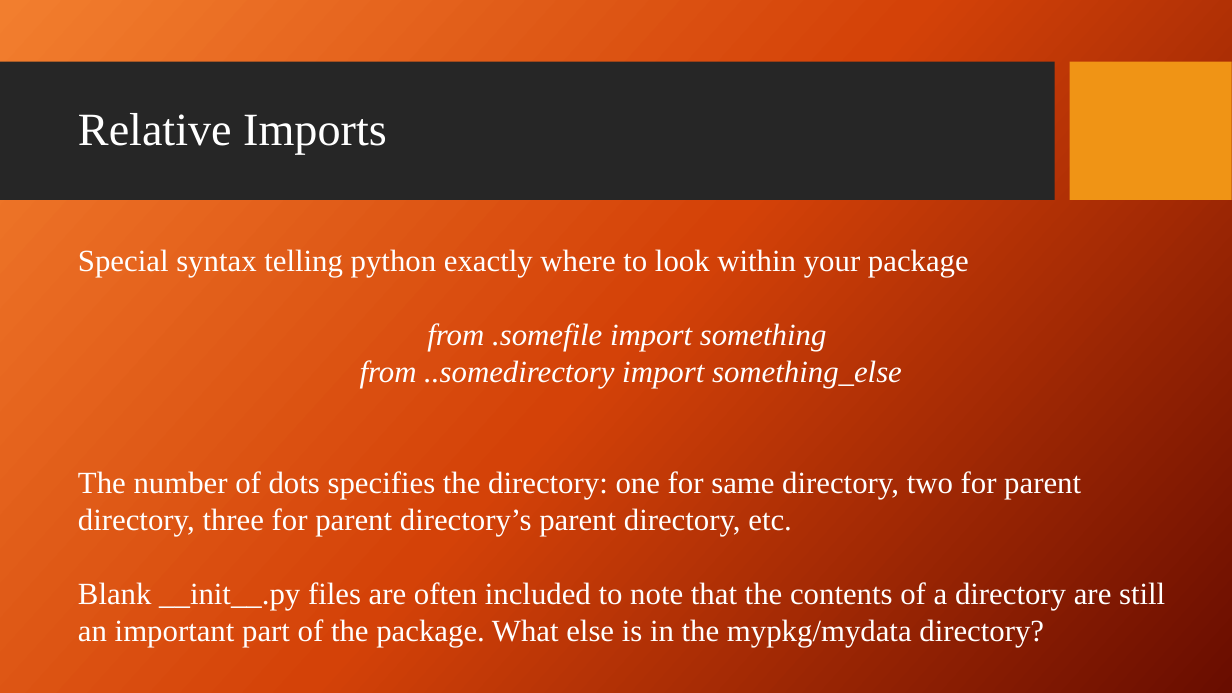
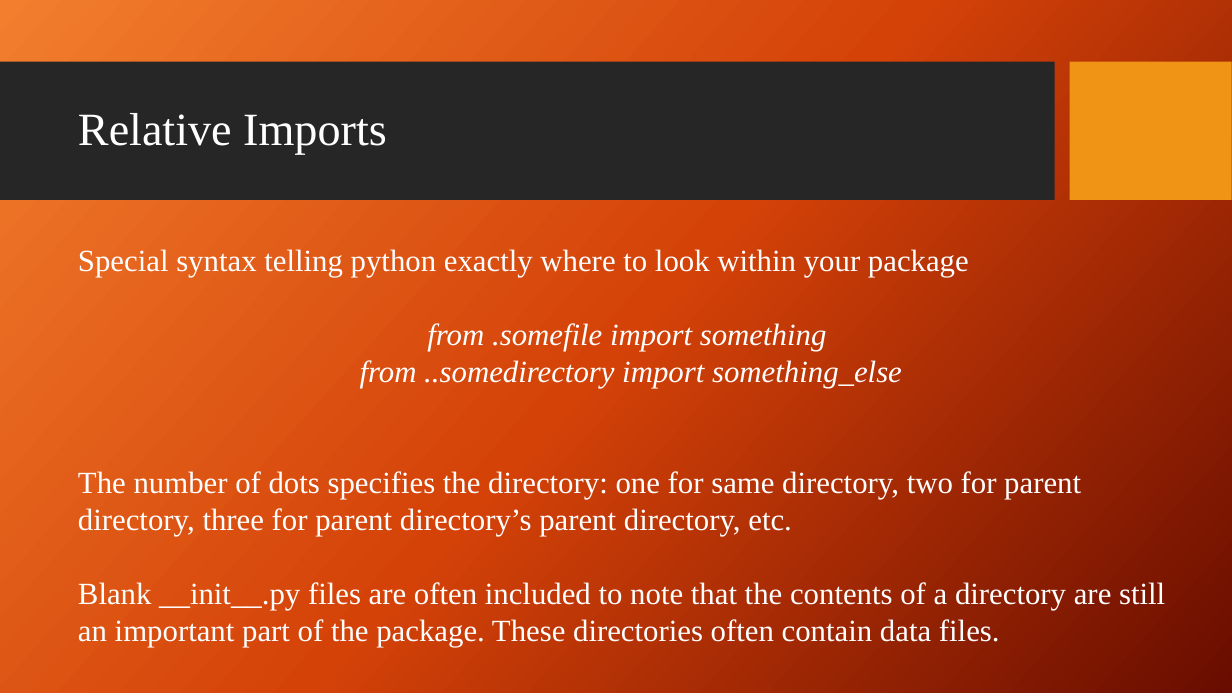
Before and after one commit to giganano/PythonBootcamp, a slide deck: slide 9 of slides/imports.pptx. Drawn at 1232x693 pixels with LibreOffice and Linux fonts; fonts in the diff are those of the drawing; background and template pictures are left out. Boxes give left, top, right and bottom in pixels: in the first picture for what was removed or moved away, otherwise in the second. Text is boxed around its words. In the diff, an @@ line names an element or a change of style, - is before the commit and + after.

```diff
--- a/slides/imports.pptx
+++ b/slides/imports.pptx
@@ text at box(78, 582, 1165, 647): text changed @@
-Blank __init__.py files are often included to note that the contents of a directory are still an important part of the package. What else is in the mypkg/mydata directory?
+Blank __init__.py files are often included to note that the contents of a directory are still an important part of the package. These directories often contain data files.
```
Also in this commit, not shown: 1 other slide changed, 4 other files.
